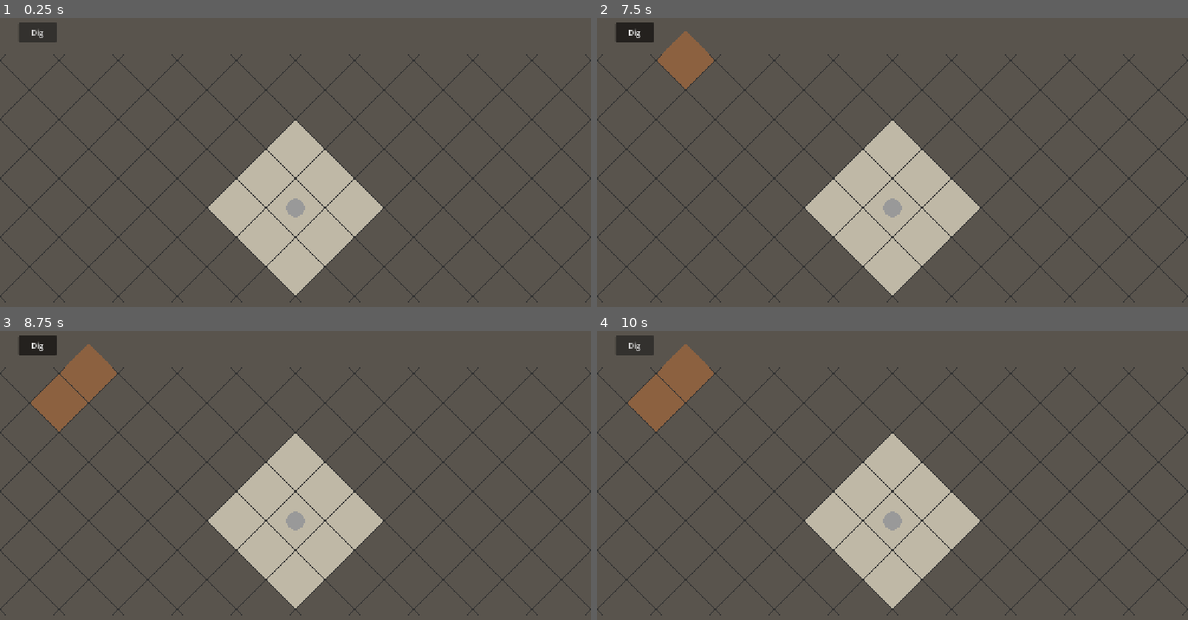
Above: before the commit, frames 1-4 (two rows, left to right).
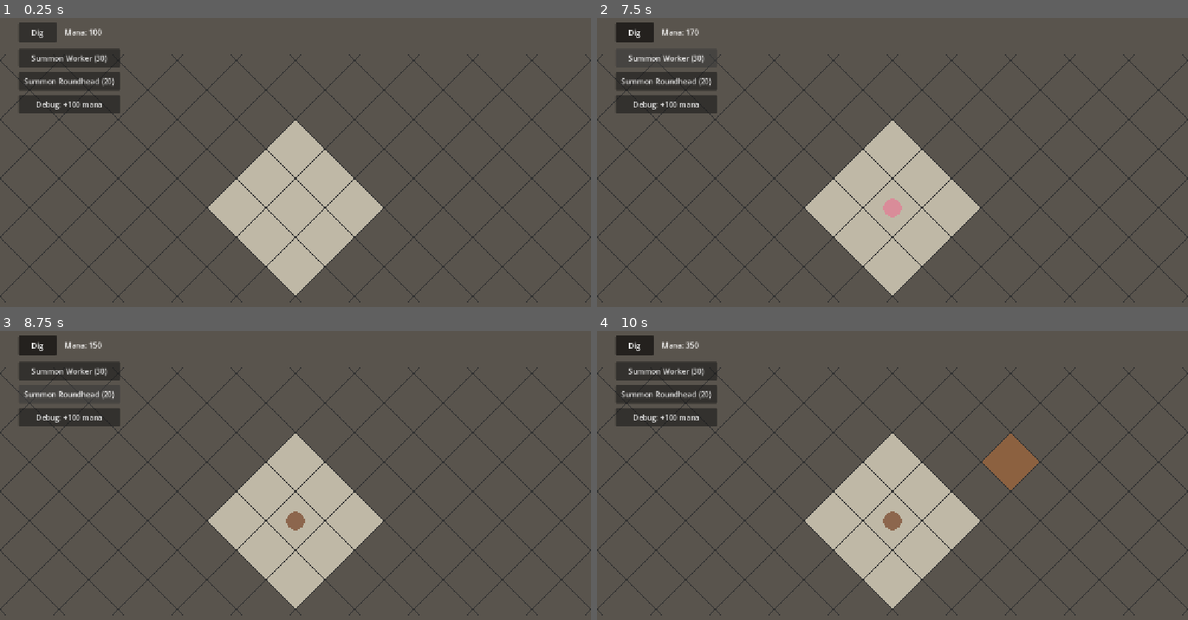
Above: after the commit, the same moments.

Repository: SirSizzle24/mazelord
Game: Godot game, scene res://Scenes/main.tscn
The game is run twice, just before and just after one commit, with the same random seed, the same clock (stepped at 60 frames per second) and the same inputs.
Inputs (mouse positions are in pixels of both pictures, inside the frame that each line leads up to):
- Up to frame 1 (0.25 s): no input
- Up to frame 2 (7.5 s): click (667, 58) at 0.5 s, where only the run after the commit has a clickable "Summon Worker (30)"; click (667, 81) at 1.25 s, where only the run after the commit has a clickable "Summon Roundhead (20)"; click (667, 104) at 2 s, where only the run after the commit has a clickable "Debug: +100 mana"; click "Dig" at 2.75 s; click "Dig" at 3.5 s; click (667, 58) at 4.25 s, where only the run after the commit has a clickable "Summon Worker (30)"; click (667, 81) at 5 s, where only the run after the commit has a clickable "Summon Roundhead (20)"; click (667, 104) at 5.75 s, where only the run after the commit has a clickable "Debug: +100 mana"; click "Dig" at 6.5 s; click (667, 58) at 7.25 s, where only the run after the commit has a clickable "Summon Worker (30)"
- Up to frame 3 (8.75 s): click (70, 394) at 8 s, where only the run after the commit has a clickable "Summon Roundhead (20)"
- Up to frame 4 (10 s): click (667, 417) at 8.75 s, where only the run after the commit has a clickable "Debug: +100 mana"; tap Enter at 9.5 s; move the mouse to (1022, 475) at 9.52 s; click (1022, 475) at 9.67 s

The runs differ from the first frame. In frame 1, 3.1% of the frame differs, in the area x 3-52%, y 3-70%; in frame 2, 3.0%; in frame 3, 3.5%; in frame 4, 4.8%, in the area x 3-75%, y 3-70%.

Commit message:
Mana, summoning and multiple units

Diff:
--- a/Scenes/main.tscn
+++ b/Scenes/main.tscn
@@ -1,24 +1,27 @@
 [gd_scene format=3 uid="uid://cc2euw8q8xryd"]
 
-[ext_resource type="Script" uid="uid://c1i7cq0yivgvr" path="res://Scripts/grid.gd" id="1_jjgbg"]
-[ext_resource type="Script" uid="uid://d3foeinh1p6f5" path="res://Scripts/dig_controller.gd" id="2_8gbba"]
-[ext_resource type="Script" uid="uid://d1dhoaoe0ya0c" path="res://Scripts/camera.gd" id="2_bo1nx"]
-[ext_resource type="Script" path="res://Scripts/unit.gd" id="3_unit"]
-[ext_resource type="Script" path="res://Scripts/unit_controller.gd" id="4_unitctrl"]
+[ext_resource type="Script" uid="uid://c1i7cq0yivgvr" path="res://scripts/grid.gd" id="1_jjgbg"]
+[ext_resource type="Script" uid="uid://d3foeinh1p6f5" path="res://scripts/dig_controller.gd" id="2_8gbba"]
+[ext_resource type="Script" uid="uid://d1dhoaoe0ya0c" path="res://scripts/camera.gd" id="2_bo1nx"]
+[ext_resource type="Script" path="res://scripts/unit_controller.gd" id="4_unitctrl"]
+[ext_resource type="Script" path="res://scripts/dungeon.gd" id="5_dungeon"]
+[ext_resource type="PackedScene" path="res://Scenes/unit.tscn" id="6_unitscene"]
+[ext_resource type="Script" path="res://scripts/hud.gd" id="7_hud"]
 
 [node name="Main" type="Node2D" unique_id=1161609498]
 
 [node name="Grid" type="Node2D" parent="." unique_id=1823644226]
 script = ExtResource("1_jjgbg")
 
-[node name="Unit" type="Node2D" parent="." node_paths=PackedStringArray("grid")]
-script = ExtResource("3_unit")
+[node name="Dungeon" type="Node" parent="." node_paths=PackedStringArray("grid", "units_parent")]
+script = ExtResource("5_dungeon")
 grid = NodePath("../Grid")
+unit_scene = ExtResource("6_unitscene")
+units_parent = NodePath("..")
 
-[node name="UnitController" type="Node2D" parent="." node_paths=PackedStringArray("grid", "unit", "dig_controller")]
+[node name="UnitController" type="Node2D" parent="." node_paths=PackedStringArray("grid", "dig_controller")]
 script = ExtResource("4_unitctrl")
 grid = NodePath("../Grid")
-unit = NodePath("../Unit")
 dig_controller = NodePath("../DigController")
 
 [node name="DigController" type="Node2D" parent="." unique_id=1743646951 node_paths=PackedStringArray("grid", "camera", "dig_button")]
@@ -31,7 +34,9 @@
 script = ExtResource("2_bo1nx")
 grid = NodePath("../Grid")
 
-[node name="UI" type="CanvasLayer" parent="." unique_id=100359164]
+[node name="UI" type="CanvasLayer" parent="." unique_id=100359164 node_paths=PackedStringArray("dungeon")]
+script = ExtResource("7_hud")
+dungeon = NodePath("../Dungeon")
 
 [node name="DigButton" type="Button" parent="UI" unique_id=996881546]
 offset_left = 40.0
@@ -40,3 +45,31 @@
 offset_bottom = 66.0
 toggle_mode = true
 text = "Dig"
+
+[node name="ManaLabel" type="Label" parent="UI"]
+offset_left = 140.0
+offset_top = 32.0
+offset_right = 300.0
+offset_bottom = 58.0
+text = "Mana: 100"
+
+[node name="SummonWorkerButton" type="Button" parent="UI"]
+offset_left = 40.0
+offset_top = 80.0
+offset_right = 260.0
+offset_bottom = 120.0
+text = "Summon Worker (30)"
+
+[node name="SummonRoundheadButton" type="Button" parent="UI"]
+offset_left = 40.0
+offset_top = 130.0
+offset_right = 260.0
+offset_bottom = 170.0
+text = "Summon Roundhead (20)"
+
+[node name="DebugManaButton" type="Button" parent="UI"]
+offset_left = 40.0
+offset_top = 180.0
+offset_right = 260.0
+offset_bottom = 220.0
+text = "Debug: +100 mana"
--- /dev/null
+++ b/Scenes/unit.tscn
@@ -0,0 +1,6 @@
+[gd_scene format=3]
+
+[ext_resource type="Script" path="res://scripts/unit.gd" id="1_unit"]
+
+[node name="Unit" type="Node2D"]
+script = ExtResource("1_unit")
--- a/Scripts/unit_controller.gd
+++ /dev/null
@@ -1,44 +0,0 @@
-extends Node2D
-## Outside dig mode: tap the unit to select it, then tap a tile to send it there,
-## or tap a marked tile to set it digging.
-
-const TAP_DISTANCE := 10.0  # a touch that moves less than this many pixels is a tap, not a pan
-
-@export var grid: Node2D
-@export var unit: Node2D
-@export var dig_controller: Node2D
-
-var press_position := Vector2.ZERO
-var fingers_down := 0
-var tap_possible := false  # false once a touch turns into a pan or a pinch
-
-
-func _unhandled_input(event: InputEvent) -> void:
-	if dig_controller.dig_mode:
-		return
-	if not (event is InputEventScreenTouch):
-		return
-
-	if event.pressed:
-		fingers_down += 1
-		tap_possible = fingers_down == 1  # a second finger means a pinch, so no tap
-		press_position = event.position
-		return
-
-	# A finger lifted.
-	fingers_down = max(fingers_down - 1, 0)
-	if not tap_possible:
-		return
-	tap_possible = false
-	if event.position.distance_to(press_position) > TAP_DISTANCE:
-		return  # the finger moved: that was a pan
-
-	var world_position: Vector2 = get_canvas_transform().affine_inverse() * event.position
-	var tapped: Vector2i = grid.screen_to_tile(grid.to_local(world_position))
-
-	if tapped == unit.get_tile():
-		unit.set_selected(not unit.selected)  # tap the unit again to deselect
-	elif unit.selected and grid.is_marked(tapped):
-		unit.start_digging(tapped)  # dig this tile, then keep taking the nearest marked one
-	elif unit.selected:
-		unit.move_to(tapped)  # does nothing if there's no path
--- /dev/null
+++ b/scripts/dungeon.gd
@@ -0,0 +1,37 @@
+extends Node
+## Dungeon-wide state: the mana pool, the troop types, and summoning.
+
+signal mana_changed(new_amount: int)
+
+## Every troop type that can be summoned. Fungi only for now.
+const TROOP_TYPES := {
+	"worker": {"name": "Worker", "cost": 30, "color": Color(0.85, 0.55, 0.60), "can_dig": true},
+	"roundhead": {"name": "Roundhead", "cost": 20, "color": Color(0.55, 0.40, 0.30), "can_dig": false},
+}
+const SUMMON_TILE := Vector2i(10, 10)  # the summoning spot in the starting room
+
+@export var grid: Node2D
+@export var unit_scene: PackedScene   # the unit "blueprint" to copy when summoning
+@export var units_parent: Node2D      # where new units are placed in the scene tree
+
+var mana := 100
+
+
+func add_mana(amount: int) -> void:
+	mana += amount
+	mana_changed.emit(mana)  # tell anyone listening, like the mana display
+
+
+## Spends mana to create a troop at the summoning spot. Returns false if there isn't enough mana.
+func summon(type_id: String) -> bool:
+	var troop_type: Dictionary = TROOP_TYPES[type_id]
+	if mana < troop_type["cost"]:
+		return false
+	add_mana(-troop_type["cost"])
+
+	var unit: Node2D = unit_scene.instantiate()
+	unit.grid = grid
+	unit.start_tile = SUMMON_TILE
+	unit.setup(type_id, troop_type)
+	units_parent.add_child(unit)  # the unit's _ready runs here
+	return true
--- /dev/null
+++ b/scripts/hud.gd
@@ -0,0 +1,20 @@
+extends CanvasLayer
+## The on-screen controls: mana display, summon buttons and the debug mana button.
+
+@export var dungeon: Node
+
+@onready var mana_label: Label = $ManaLabel
+
+
+func _ready() -> void:
+	dungeon.mana_changed.connect(_on_mana_changed)
+	_on_mana_changed(dungeon.mana)  # show the starting amount
+
+	# Each button calls the dungeon directly. func(): ... is a small unnamed function, like a Python lambda.
+	$SummonWorkerButton.pressed.connect(func(): dungeon.summon("worker"))
+	$SummonRoundheadButton.pressed.connect(func(): dungeon.summon("roundhead"))
+	$DebugManaButton.pressed.connect(func(): dungeon.add_mana(100))
+
+
+func _on_mana_changed(amount: int) -> void:
+	mana_label.text = "Mana: %d" % amount
--- a/Scripts/unit.gd
+++ b/scripts/unit.gd
@@ -1,5 +1,5 @@
 extends Node2D
-## A grey circle that walks freely along a navigation path, and can be set to dig marked rock.
+## A troop: a colored circle that walks freely along a navigation path. Workers can dig marked rock.
 
 const SPEED := 200.0  # pixels per second
 const RADIUS := 20.0
@@ -7,6 +7,10 @@
 
 @export var grid: Node2D
 @export var start_tile := Vector2i(10, 10)
+
+var type_id := ""  # which troop type this is, e.g. "worker"
+var color := Color(0.6, 0.6, 0.6)
+var can_dig := false
 
 var path: PackedVector2Array = []  # points still to walk to, in straight lines
 var selected := false
@@ -16,7 +20,15 @@
 var dig_progress := 0.0  # seconds spent on the current tile
 
 
+## Called by the dungeon before the unit enters the scene.
+func setup(new_type_id: String, troop_type: Dictionary) -> void:
+	type_id = new_type_id
+	color = troop_type["color"]
+	can_dig = troop_type["can_dig"]
+
+
 func _ready() -> void:
+	add_to_group("units")  # lets the controller find every unit
 	grid.dig(start_tile)  # make sure it starts on floor
 	position = grid.tile_to_screen(start_tile)
 
@@ -27,7 +39,7 @@
 
 
 func _draw() -> void:
-	draw_circle(Vector2.ZERO, RADIUS, Color(0.6, 0.6, 0.6))
+	draw_circle(Vector2.ZERO, RADIUS, color)
 	if selected:
 		draw_arc(Vector2.ZERO, RADIUS + 4.0, 0.0, TAU, 32, Color.YELLOW, 2.0)
 	if dig_progress > 0.0:
@@ -50,6 +62,8 @@
 
 ## Assigns this unit to dig, starting with the given marked tile if it can be reached.
 func start_digging(first_tile: Vector2i) -> void:
+	if not can_dig:
+		return  # only workers dig
 	is_digger = true
 	if not grid.has_floor_neighbor(first_tile):
 		first_tile = grid.nearest_diggable(position)  # can't reach that one yet; take the nearest
--- /dev/null
+++ b/scripts/unit_controller.gd
@@ -0,0 +1,69 @@
+extends Node2D
+## Outside dig mode: tap a unit to select it, then tap a tile to send it there,
+## or tap a marked tile to set a worker digging.
+
+const TAP_DISTANCE := 10.0  # a touch that moves less than this many pixels is a tap, not a pan
+const TAP_SLACK := 10.0  # extra pixels around a unit that still count as tapping it
+
+@export var grid: Node2D
+@export var dig_controller: Node2D
+
+var selected: Node2D = null  # the selected unit, or null for none
+var press_position := Vector2.ZERO
+var fingers_down := 0
+var tap_possible := false  # false once a touch turns into a pan or a pinch
+
+
+func _unhandled_input(event: InputEvent) -> void:
+	if dig_controller.dig_mode:
+		return
+	if not (event is InputEventScreenTouch):
+		return
+
+	if event.pressed:
+		fingers_down += 1
+		tap_possible = fingers_down == 1  # a second finger means a pinch, so no tap
+		press_position = event.position
+		return
+
+	# A finger lifted.
+	fingers_down = max(fingers_down - 1, 0)
+	if not tap_possible:
+		return
+	tap_possible = false
+	if event.position.distance_to(press_position) > TAP_DISTANCE:
+		return  # the finger moved: that was a pan
+
+	var world_position: Vector2 = get_canvas_transform().affine_inverse() * event.position
+	var tapped_unit := _unit_at(world_position)
+
+	if tapped_unit != null:
+		if tapped_unit == selected:
+			_select(null)  # tap the selected unit again to deselect
+		else:
+			_select(tapped_unit)
+		return
+	if selected == null:
+		return
+
+	var tapped: Vector2i = grid.screen_to_tile(grid.to_local(world_position))
+	if grid.is_marked(tapped):
+		selected.start_digging(tapped)  # ignored by units that can't dig
+	else:
+		selected.move_to(tapped)  # does nothing if there's no path
+
+
+## The unit under a world position, or null if there isn't one.
+func _unit_at(world_position: Vector2) -> Node2D:
+	for unit in get_tree().get_nodes_in_group("units"):
+		if world_position.distance_to(unit.global_position) <= unit.RADIUS + TAP_SLACK:
+			return unit
+	return null
+
+
+func _select(unit: Node2D) -> void:
+	if selected != null:
+		selected.set_selected(false)
+	selected = unit
+	if selected != null:
+		selected.set_selected(true)
Renamed: Scripts/camera.gd -> scripts/camera.gd
Renamed: Scripts/camera.gd.uid -> scripts/camera.gd.uid
Renamed: Scripts/dig_controller.gd -> scripts/dig_controller.gd
Renamed: Scripts/dig_controller.gd.uid -> scripts/dig_controller.gd.uid
Not shown, added: scripts/dungeon.gd.uid
Renamed: Scripts/grid.gd -> scripts/grid.gd
Renamed: Scripts/grid.gd.uid -> scripts/grid.gd.uid
Not shown, added: scripts/hud.gd.uid
Renamed: Scripts/unit.gd.uid -> scripts/unit.gd.uid
Renamed: Scripts/unit_controller.gd.uid -> scripts/unit_controller.gd.uid
